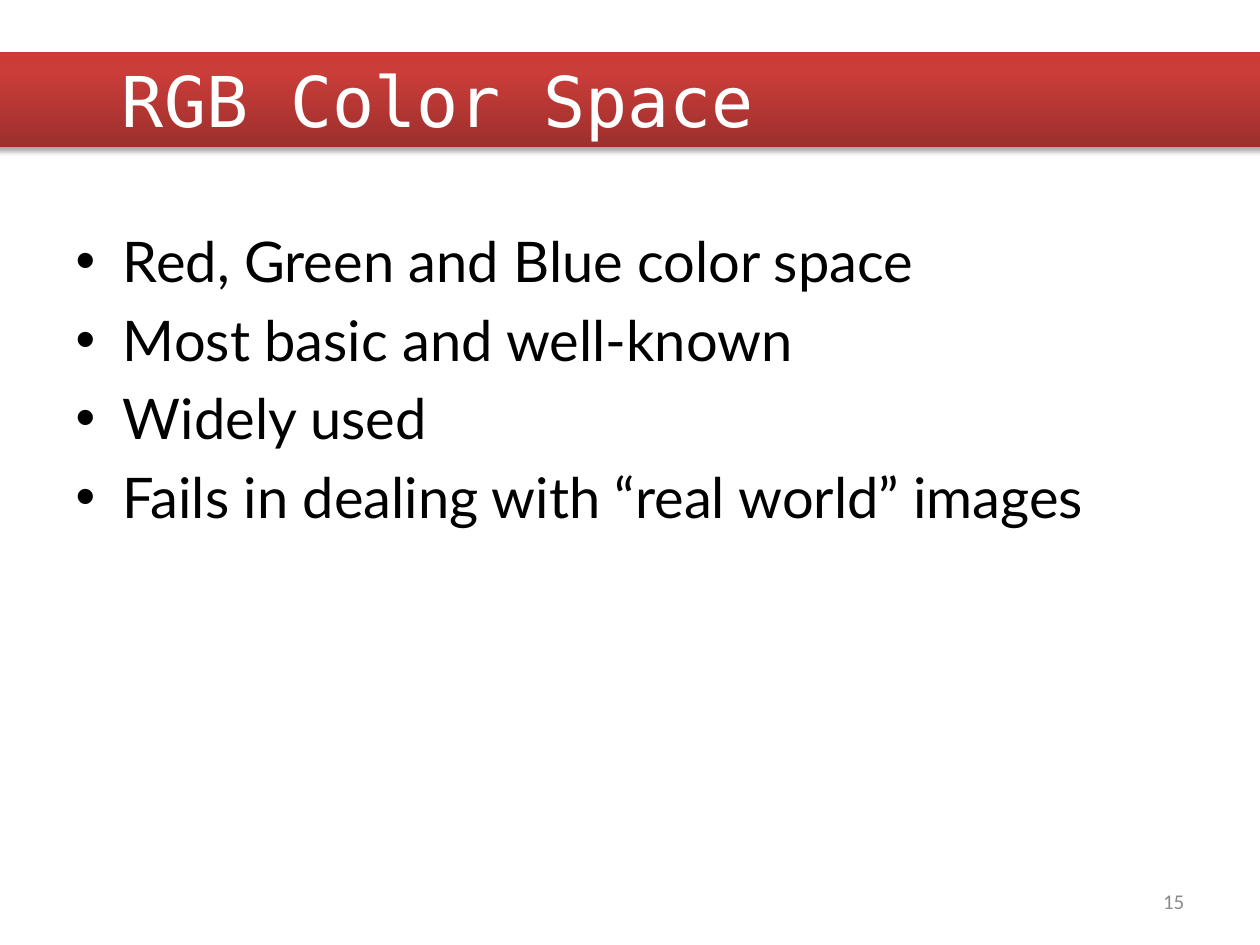
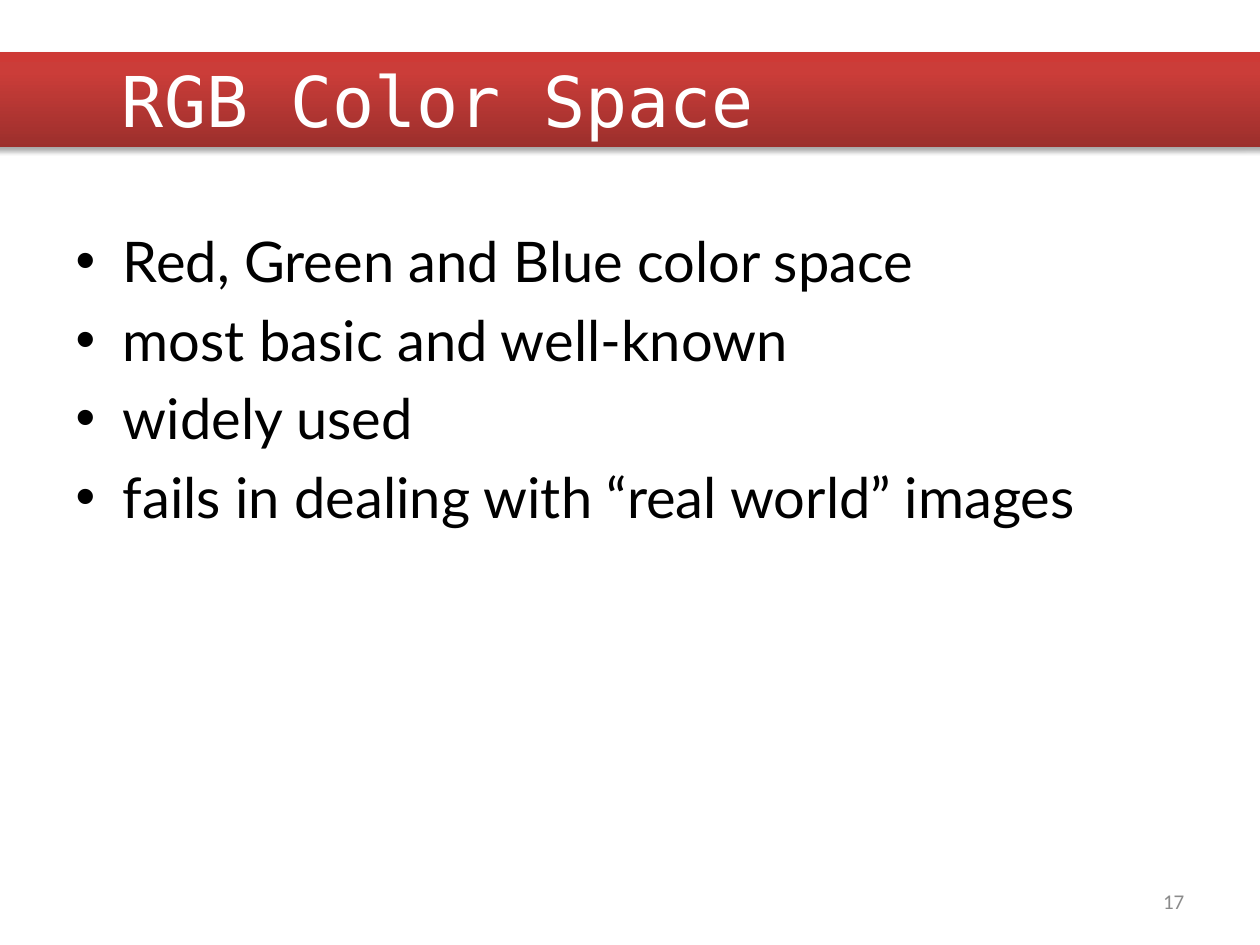
Before and after one commit to dorooobu/Tomato-Classification, a slide deck: slide 17 of Documents/First Presentation.pptx (slide 15 before the commit). Drawn at 1260x945 pixels with LibreOffice and Linux fonts; fonts in the diff are those of the drawing; background and template pictures are left out. Boxes give left, top, right and bottom in pixels: in the first picture for what was removed or moved away, otherwise in the second. Text is boxed around its words. In the diff, an @@ line names an element or a change of style, - is before the commit and + after.

```diff
--- a/Documents/First Presentation.pptx
+++ b/Documents/First Presentation.pptx
@@ text at bbox=[123, 319, 1075, 528]: text changed @@
-• Most basic and well-known
-• Widely used
-• Fails in dealing with “real world” images
+• most basic and well-known
+• widely used
+• fails in dealing with “real world” images
@@ page number at bbox=[1163, 895, 1184, 909]: text changed @@
-15
+17
```
Also in this commit, not shown: 17 other slides changed, 2 slides added.
